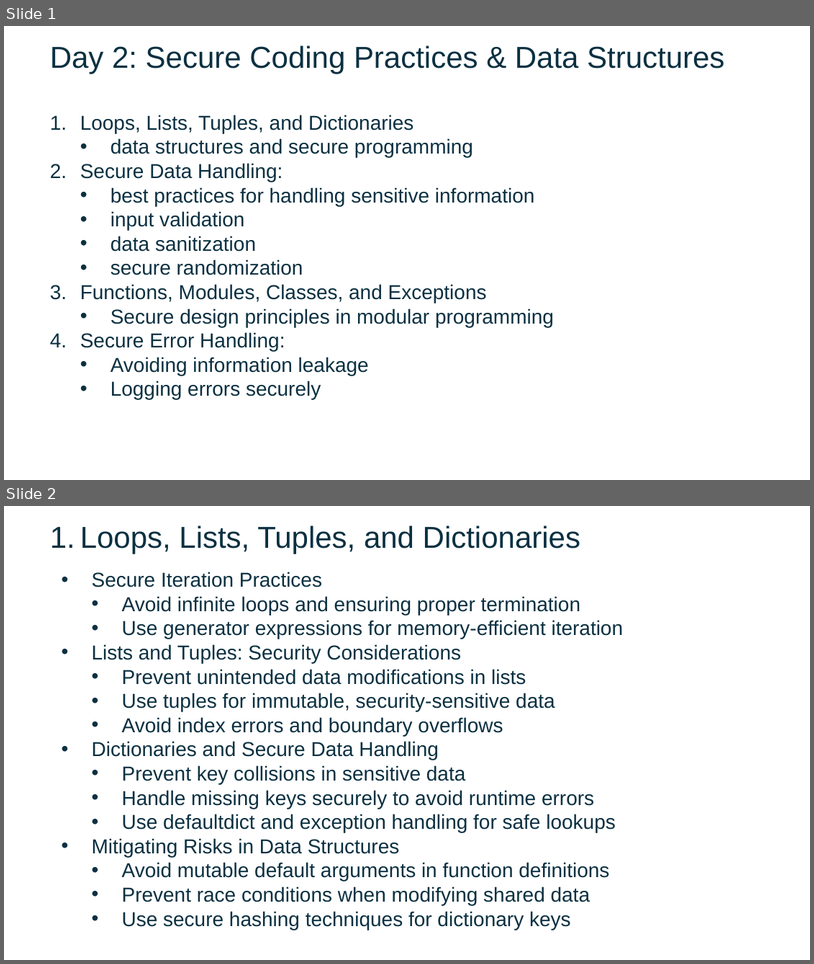
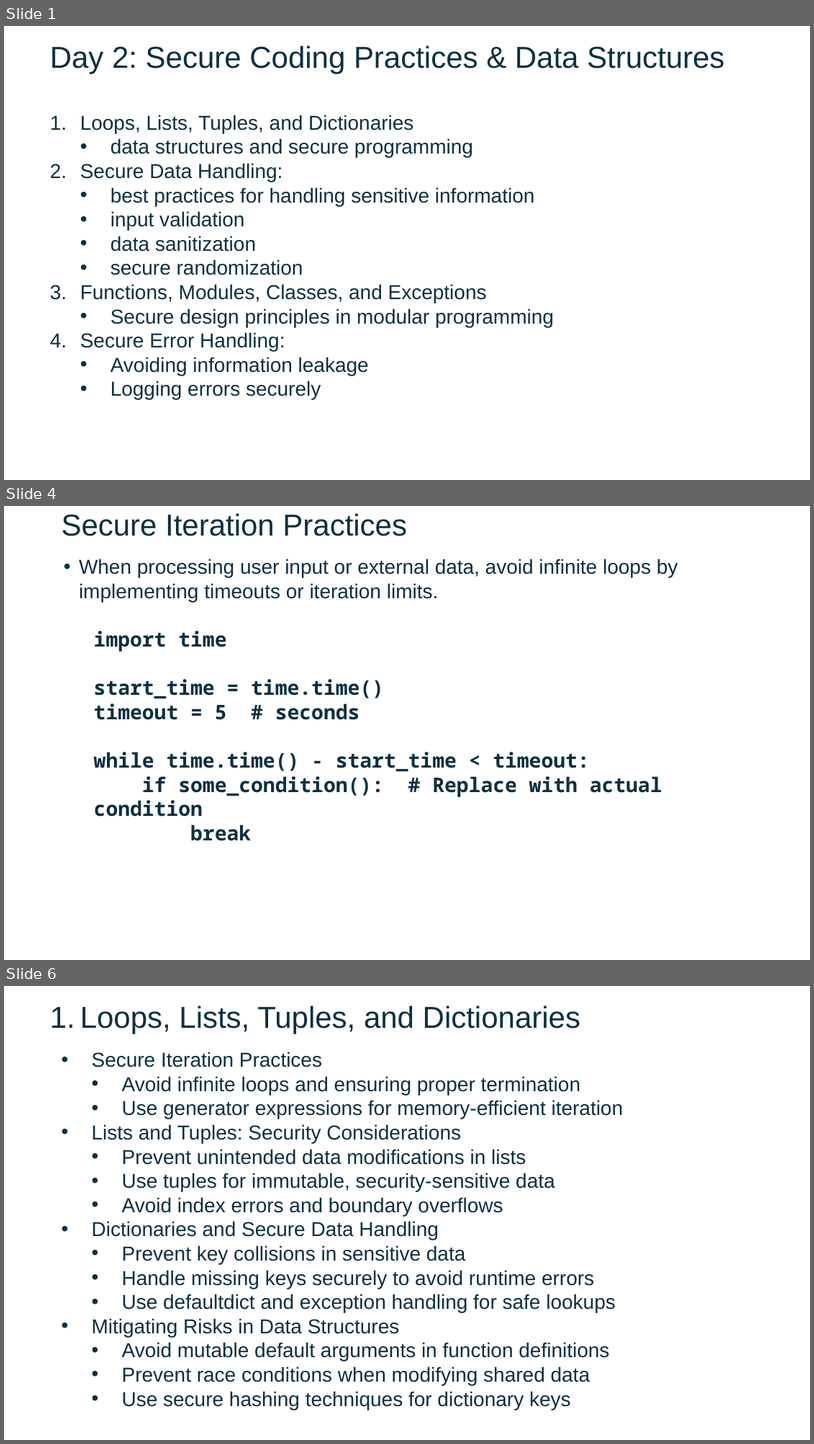
Before and after one commit to FSCJ-FacultyDev/SWC-Columbus-2025, a slide deck: Slides-Day2.pptx. Shown one above the other, each under a label of ours: slides 1 and 2 before the commit, slides 1, 4 and 6 after it; the slides between them are not shown. The pictures are 814x964 and 814x1444 pixels, drawn with LibreOffice and Linux fonts; fonts in the diff are those of the drawing; background and template pictures are left out. Boxes give left, top, right and bottom in pixels: in the first picture for what was removed or moved away, otherwise in the second. Text is boxed around its words. In the diff, an @@ line names an element or a change of style, - is before the commit and + after.

```diff
--- a/Slides-Day2.pptx
+++ b/Slides-Day2.pptx
@@ slide 4 added at bbox=[4, 506, 810, 960], background picture (left out) @@
@@ text added at bbox=[62, 513, 407, 536], 36 pt, text #0B3041 @@
+Secure Iteration Practices
@@ text added at bbox=[79, 559, 679, 841], 24 pt, text #0B3041, bold @@
+  • When processing user input or external data, avoid infinite loops by implementing timeouts or iteration limits.
+  import time
+  start_time = time.time()
+  timeout = 5 # seconds
+  while time.time() - start_time < timeout:
+  if some_condition(): # Replace with actual condition
+  break
@@ what was slide 2 is now slide 6 @@
```
Also in this commit, not shown: 3 other slides added.
